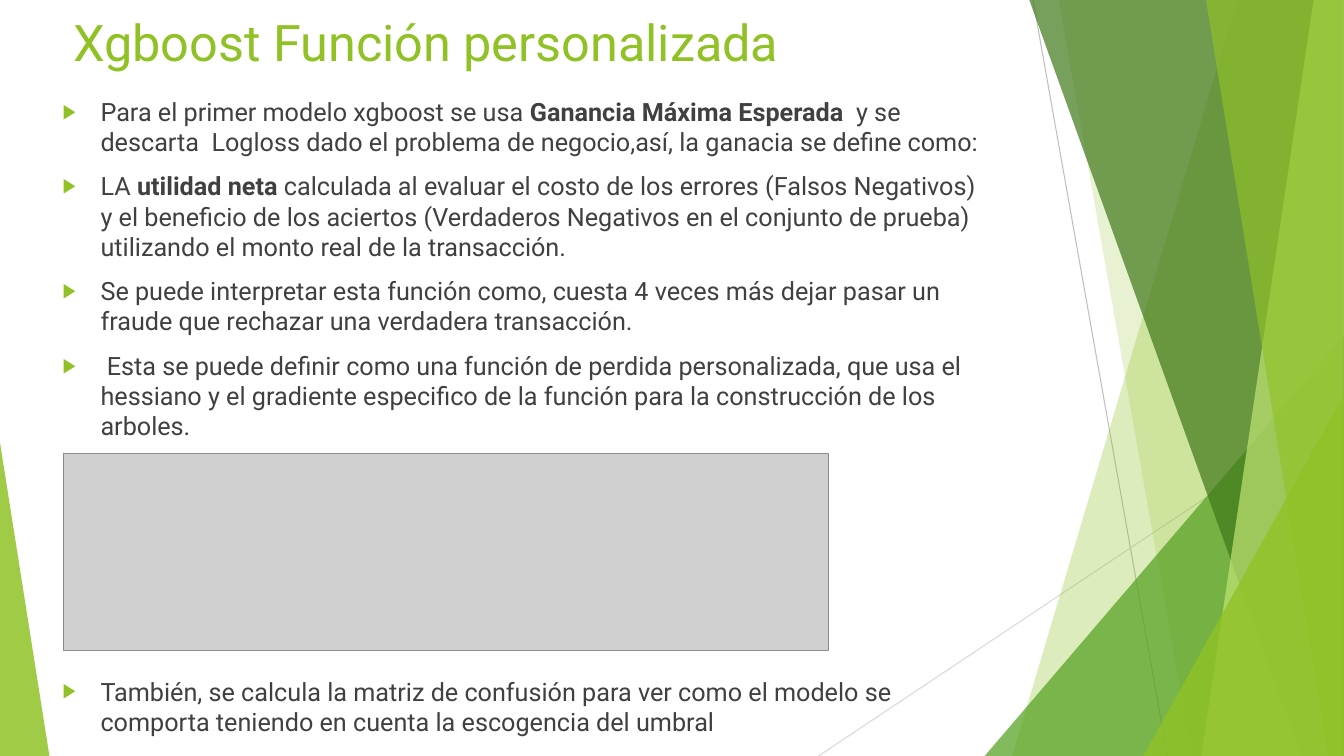
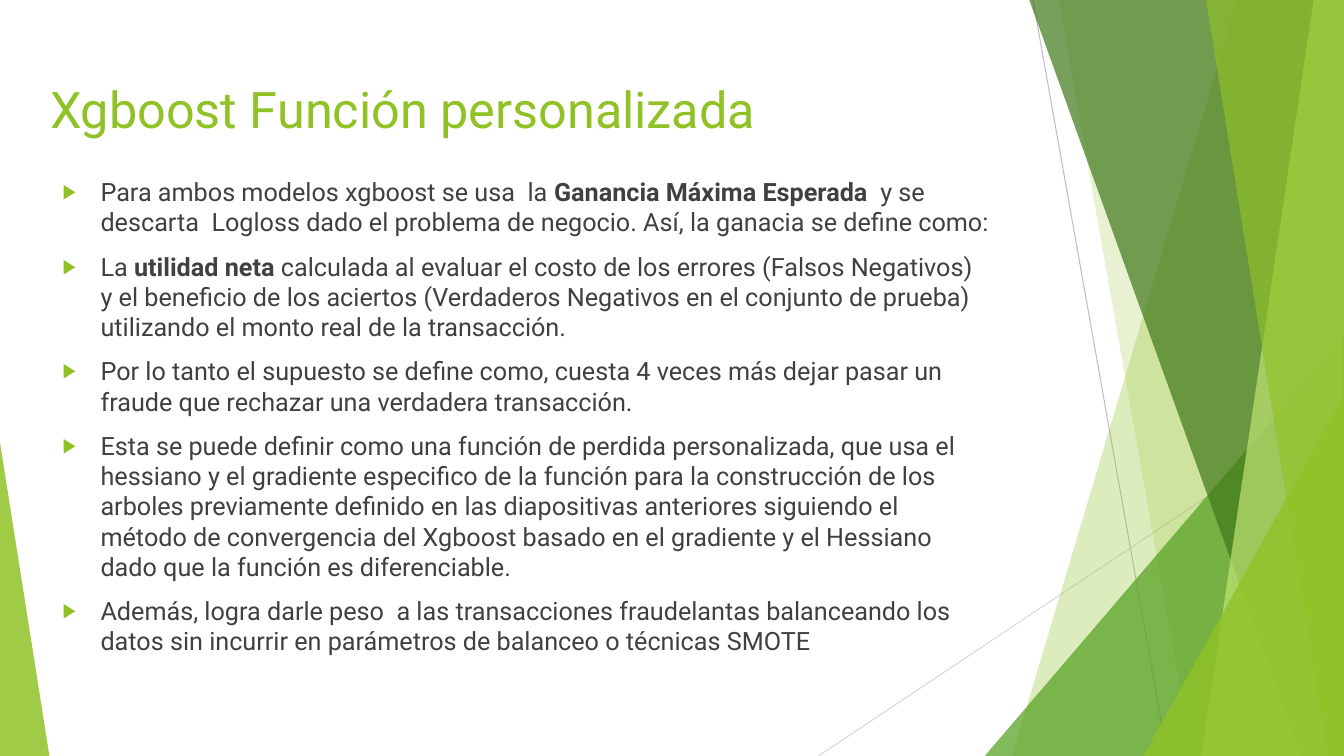
Before and after one commit to JuJurado238/Prueba_MeLi, a slide deck: slide 10 of Modelo de detección de Fraude.pptx (slide 9 before the commit). Drawn at 1344x756 pixels with LibreOffice and Linux fonts; fonts in the diff are those of the drawing; grey boxes stand for pictures. Boxes give left, top, right and bottom in pixels: in the first picture for what was removed or moved away, otherwise in the second. Text is boxed around its words. In the diff, an @@ line names an element or a change of style, - is before the commit and + after.

```diff
--- a/Modelo de detección de Fraude.pptx
+++ b/Modelo de detección de Fraude.pptx
@@ title "Xgboost Función personalizada" moved from (x1=73, y1=23, x2=779, y2=72) to (x1=50, y1=90, x2=756, y2=139) @@
@@ text at (x1=101, y1=182, x2=988, y2=655): text changed @@
-▶ Para el primer modelo xgboost se usa Ganancia Máxima Esperada y se descarta Logloss dado el problema de negocio,así, la ganacia se define como:
-▶ LA utilidad neta calculada al evaluar el costo de los errores (Falsos Negativos) y el beneficio de los aciertos (Verdaderos Negativos en el conjunto de prueba) utilizando el monto real de la transacción.
-▶ Se puede interpretar esta función como, cuesta 4 veces más dejar pasar un fraude que rechazar una verdadera transacción.
-▶ Esta se puede definir como una función de perdida personalizada, que usa el hessiano y el gradiente especifico de la función para la construcción de los arboles.
-▶ También, se calcula la matriz de confusión para ver como el modelo se comporta teniendo en cuenta la escogencia del umbral
+▶ Para ambos modelos xgboost se usa la Ganancia Máxima Esperada y se descarta Logloss dado el problema de negocio. Así, la ganacia se define como:
+▶ La utilidad neta calculada al evaluar el costo de los errores (Falsos Negativos) y el beneficio de los aciertos (Verdaderos Negativos en el conjunto de prueba) utilizando el monto real de la transacción.
+▶ Por lo tanto el supuesto se define como, cuesta 4 veces más dejar pasar un fraude que rechazar una verdadera transacción.
+▶ Esta se puede definir como una función de perdida personalizada, que usa el hessiano y el gradiente especifico de la función para la construcción de los arboles previamente definido en las diapositivas anteriores siguiendo el método de convergencia del Xgboost basado en el gradiente y el Hessiano dado que la función es diferenciable.
+▶ Además, logra darle peso a las transacciones fraudelantas balanceando los datos sin incurrir en parámetros de balanceo o técnicas SMOTE
@@ picture removed at (x1=64, y1=454, x2=829, y2=651) @@
```
Also in this commit, not shown: 10 other slides changed, 3 slides added, 1 slide removed, 3 other files.
